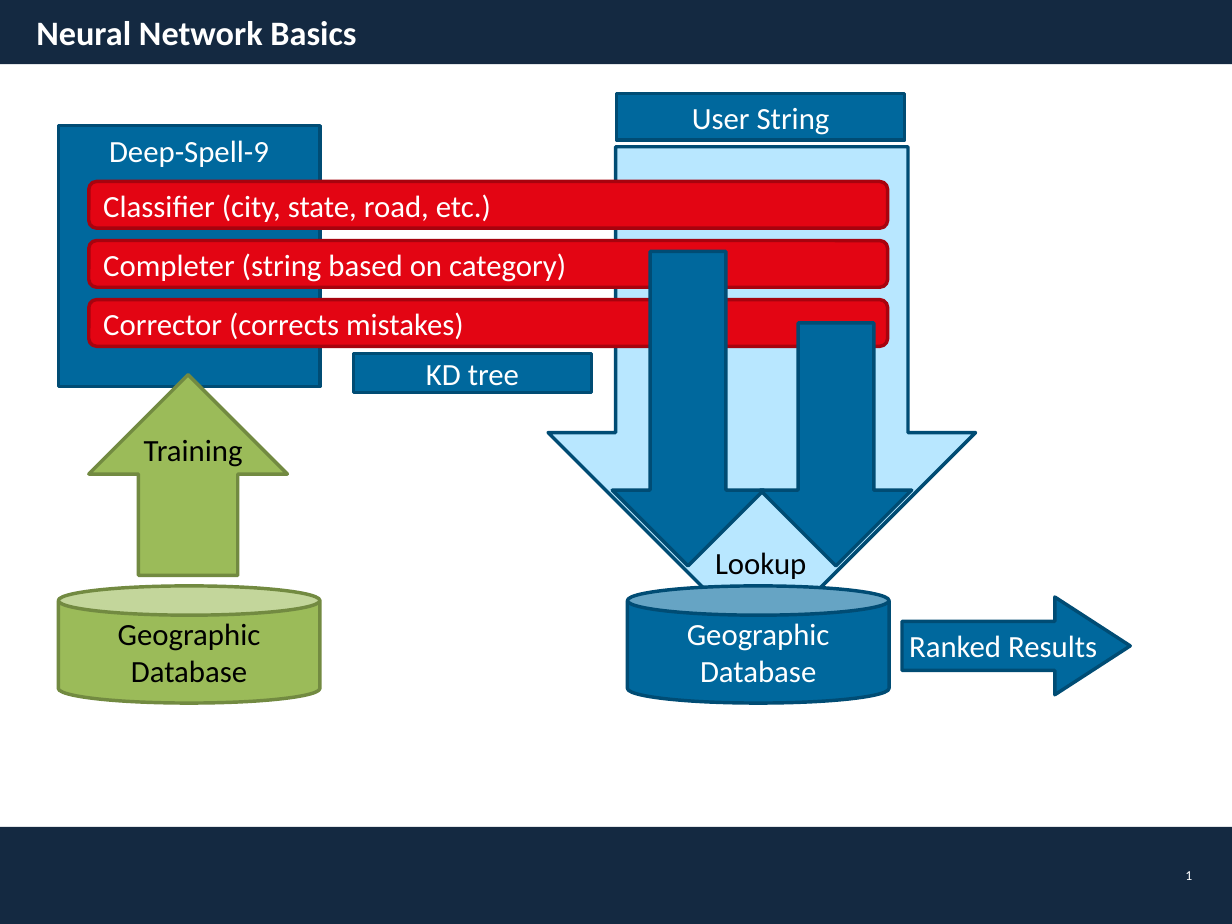
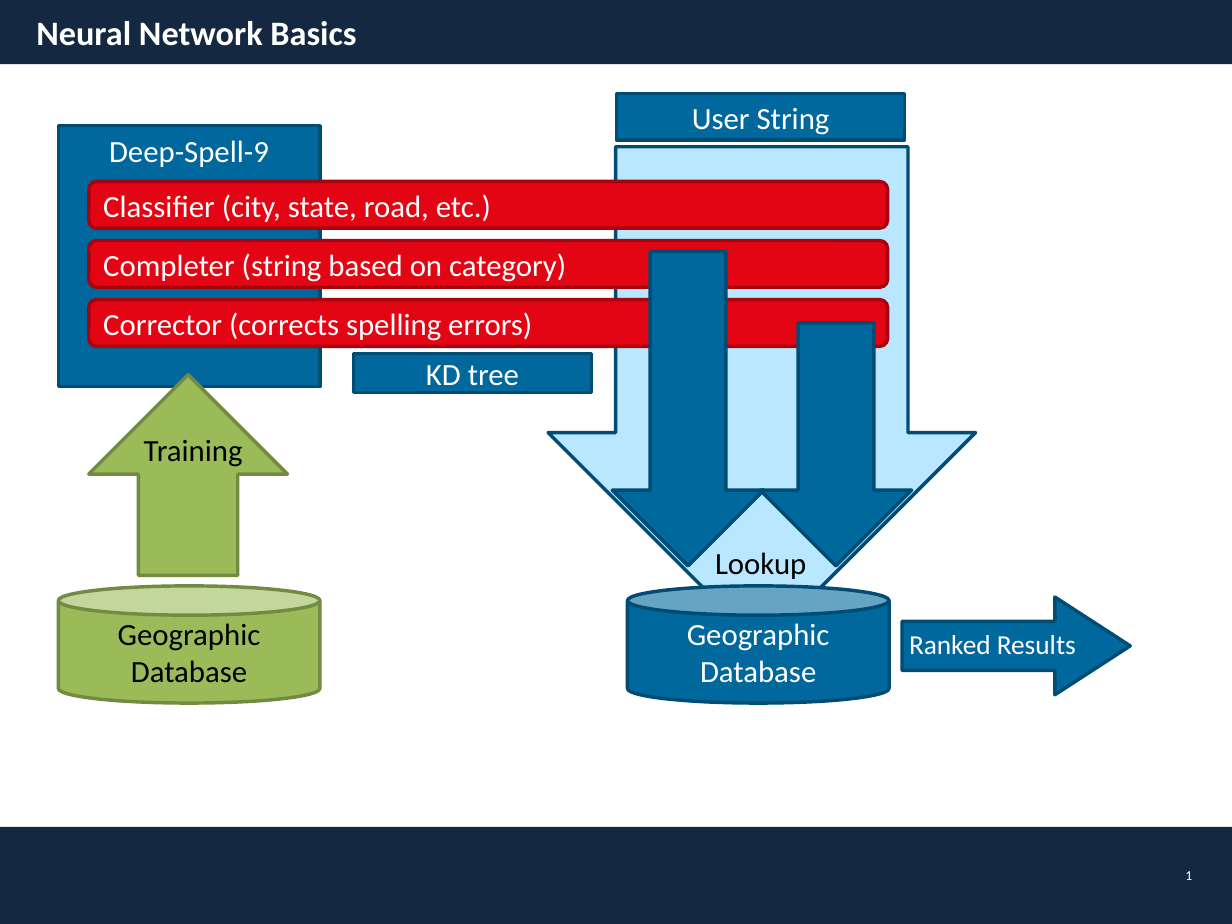
Before and after one commit to Klebert-Engineering/deep-spell-9, a slide deck: slide 1 of docs/figure.pptx. Drawn at 1232x924 pixels with LibreOffice and Linux fonts; fonts in the diff are those of the drawing; background and template pictures are left out. Boxes give left, top, right and bottom in pixels: in the first picture for what was removed or moved away, otherwise in the second. Text is boxed around its words. In the diff, an @@ line names an element or a change of style, - is before the commit and + after.

```diff
--- a/docs/figure.pptx
+++ b/docs/figure.pptx
@@ text in rounded rectangle at bbox=[103, 312, 532, 341]: text changed @@
-Corrector (corrects mistakes)
+Corrector (corrects spelling errors)
@@ text "Ranked Results" at bbox=[909, 635, 1076, 655]: size 18 to 16 pt @@
```
Also in this commit, not shown: 3 other files.
